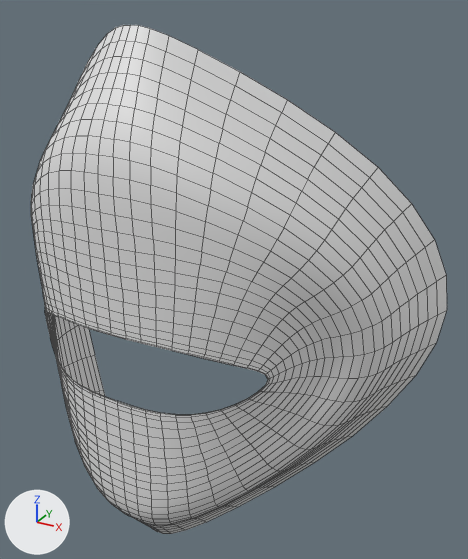
The Blender file character_modeling_tutorial.blend: old version first, new version second.
Rendered twice from a 50 mm lens placed at (4.72, -5.43, 4.14), pointed at (0.69, 1.89, 0.49). Lighting does not change. The marker at lower left points along +X, +Y and +Z. Mesh edges are drawn as thin lines.
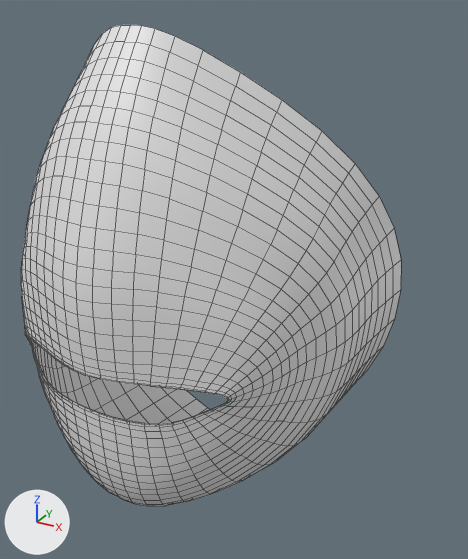
Boxes (x1, y1, x2, y2) around the edits, measured in the pictures (468 x 559 px):
'Plane', reshaped (9% narrower): before (31, 25, 447, 534); after (21, 25, 401, 506)

What the commit changed:
me_plane is used by ob_plane; location (0.0, 0.0, 0.0); rotation (1.571, 0.0, 0.0), in degrees (90, 0, 0).
me_plane had 49 vertices, 36 faces and spanned x 0.0..3.79, y -3.46..3.84, z -3.33..0.0.
me_plane now has 49 vertices, 36 faces and spans x 0.0..2.9, y -2.79..3.84, z -3.42..0.68.
me_plane part 1: 48 of 49 vertices moved; they spanned x 0.0..3.79, y -3.46..3.84, z -3.33..0.0 and now span x 0.0..2.9, y -2.79..3.84, z -3.42..0.68; mean shift (-0.09, 0.04, 0.12); largest move (0.0, -3.46, -0.69) -> (0.0, -2.79, -2.95).
